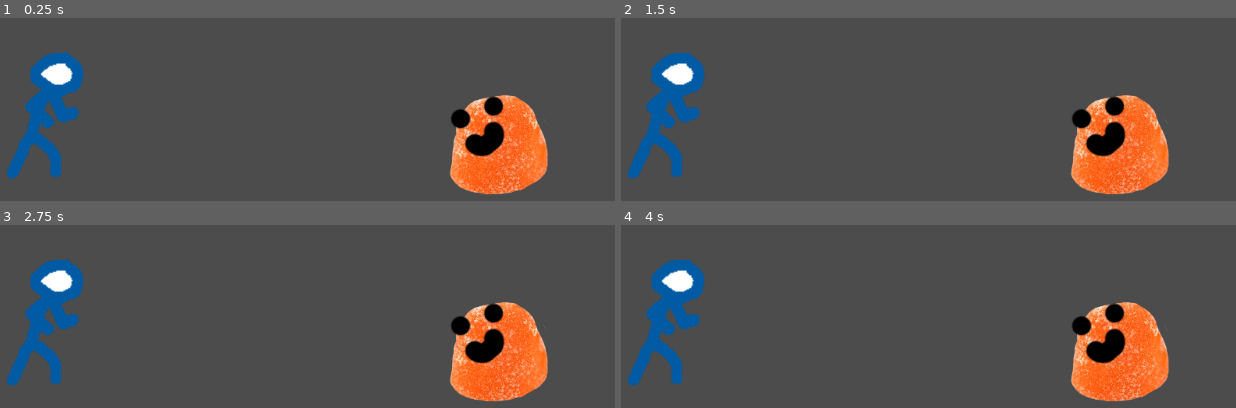
Above: before the commit, frames 1-4 (two rows, left to right).
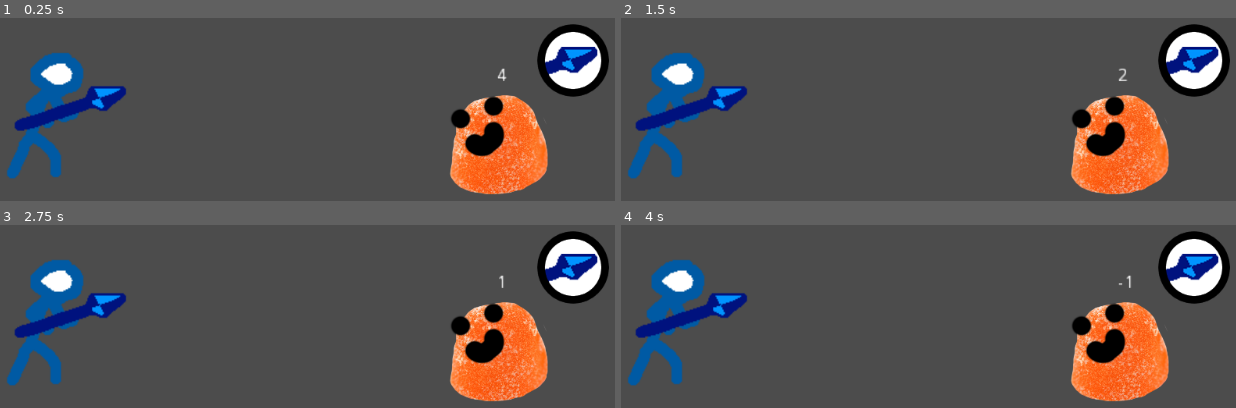
Above: after the commit, the same moments.

Repository: WightLight/StrawberryShortsword
Game: Godot game, scene res://Battle/Battle.tscn
The game is run twice, just before and just after one commit, with the same random seed, the same clock (stepped at 60 frames per second) and the same inputs. The project has no main scene, so this scene is started directly.
Inputs (mouse positions are in pixels of both pictures, inside the frame that each line leads up to):
- Up to frame 1 (0.25 s): no input
- Up to frame 2 (1.5 s): click (1192, 60) at 0.52 s; tap Enter at 1.25 s
- Up to frame 3 (2.75 s): tap Space at 2 s
- Up to frame 4 (4 s): tap Enter at 2.75 s; tap Space at 3.5 s

The runs differ from the first frame. In frame 1, 5.2% of the frame differs, in the area x 2-100%, y 3-62%; in frame 2, 5.2%; in frame 3, 5.2%; in frame 4, 5.2%.

Commit message:
The player can attack a slime

Diff:
--- /dev/null
+++ b/Battle/Battle.gd
@@ -0,0 +1,4 @@
+extends Node
+
+func _ready():
+	$AttackOption.assign($BlueberryPike, $Slime)
--- a/Battle/Battle.tscn
+++ b/Battle/Battle.tscn
@@ -1,12 +1,35 @@
-[gd_scene load_steps=3 format=2]
+[gd_scene load_steps=7 format=2]
 
-[ext_resource path="res://Slime/Slime.tscn" type="PackedScene" id=1]
+[ext_resource path="res://Enemy/Slime/Slime.tscn" type="PackedScene" id=1]
 [ext_resource path="res://Player/Player.tscn" type="PackedScene" id=2]
+[ext_resource path="res://Weapon/BlueberryPike/BlueberryPikeIcon.png" type="Texture" id=3]
+[ext_resource path="res://Weapon/AttackOption.tscn" type="PackedScene" id=4]
+[ext_resource path="res://Battle/Battle.gd" type="Script" id=5]
+[ext_resource path="res://Weapon/BlueberryPike/BlueberryPike.tscn" type="PackedScene" id=6]
 
 [node name="Battle" type="Node"]
+script = ExtResource( 5 )
 
 [node name="Slime" parent="." instance=ExtResource( 1 )]
 position = Vector2( 805, 394 )
+maxHp = 4
+curHp = 4
 
 [node name="Player" parent="." instance=ExtResource( 2 )]
 position = Vector2( 222, 358 )
+
+[node name="AttackOption" parent="." instance=ExtResource( 4 )]
+margin_left = 850.0
+margin_top = 236.0
+margin_right = 950.0
+margin_bottom = 336.0
+texture_normal = ExtResource( 3 )
+__meta__ = {
+"_edit_group_": true
+}
+
+[node name="BlueberryPike" parent="." instance=ExtResource( 6 )]
+position = Vector2( 255, 348 )
+__meta__ = {
+"_edit_group_": true
+}
--- /dev/null
+++ b/Enemy/Enemy.gd
@@ -0,0 +1,17 @@
+extends Node2D
+
+class_name Enemy
+
+export(int) var maxHp
+export(int) var curHp
+
+
+func _ready():
+	pass
+
+
+func _process(delta):
+	pass
+
+func damage(amount: int):
+	curHp -= 1
--- /dev/null
+++ b/Enemy/Slime/Slime.gd
@@ -0,0 +1,8 @@
+extends Enemy
+
+func _ready():
+	pass
+
+
+func _process(delta):
+	$HpText.text = str(curHp)
--- /dev/null
+++ b/Enemy/Slime/Slime.tscn
@@ -0,0 +1,22 @@
+[gd_scene load_steps=3 format=2]
+
+[ext_resource path="res://Enemy/Slime/slime.png" type="Texture" id=1]
+[ext_resource path="res://Enemy/Slime/Slime.gd" type="Script" id=2]
+
+[node name="Slime" type="Node2D"]
+scale = Vector2( 0.33, 0.33 )
+script = ExtResource( 2 )
+__meta__ = {
+"_edit_group_": true
+}
+
+[node name="Sprite" type="Sprite" parent="."]
+texture = ExtResource( 1 )
+
+[node name="HpText" type="Label" parent="."]
+margin_left = -10.0
+margin_top = -300.0
+margin_right = 30.0
+margin_bottom = -286.0
+rect_scale = Vector2( 5, 5 )
+text = "4"
--- a/Slime/Slime.tscn
+++ /dev/null
@@ -1,9 +0,0 @@
-[gd_scene load_steps=2 format=2]
-
-[ext_resource path="res://Slime/slime.png" type="Texture" id=1]
-
-[node name="Slime" type="Node2D"]
-scale = Vector2( 0.33, 0.33 )
-
-[node name="Sprite" type="Sprite" parent="."]
-texture = ExtResource( 1 )
--- /dev/null
+++ b/Weapon/AttackOption.gd
@@ -0,0 +1,16 @@
+extends TextureButton
+
+var weapon: Weapon
+var target: Enemy
+
+func assign(_w: Weapon, _t: Enemy):
+	weapon = _w
+	target = _t
+
+
+func _ready():
+	pass # Replace with function body.
+
+
+func _on_AttackOption_pressed():
+	weapon.attack(target)
--- /dev/null
+++ b/Weapon/AttackOption.tscn
@@ -0,0 +1,8 @@
+[gd_scene load_steps=2 format=2]
+
+[ext_resource path="res://Weapon/AttackOption.gd" type="Script" id=1]
+
+[node name="AttackOption" type="TextureButton"]
+script = ExtResource( 1 )
+
+[connection signal="pressed" from="." to="." method="_on_AttackOption_pressed"]
--- /dev/null
+++ b/Weapon/BlueberryPike/BlueberryPike.gd
@@ -0,0 +1,6 @@
+extends Weapon
+
+export var dmg = 1
+
+func attack(target: Enemy):
+	target.damage(dmg)
--- /dev/null
+++ b/Weapon/BlueberryPike/BlueberryPike.tscn
@@ -0,0 +1,11 @@
+[gd_scene load_steps=3 format=2]
+
+[ext_resource path="res://Weapon/BlueberryPike/BlueberryPike.png" type="Texture" id=1]
+[ext_resource path="res://Weapon/BlueberryPike/BlueberryPike.gd" type="Script" id=2]
+
+[node name="BlueberryPike" type="Node2D"]
+script = ExtResource( 2 )
+
+[node name="Sprite" type="Sprite" parent="."]
+scale = Vector2( 1.5, 1.5 )
+texture = ExtResource( 1 )
--- /dev/null
+++ b/Weapon/Weapon.gd
@@ -0,0 +1,6 @@
+extends Node2D
+
+class_name Weapon
+
+func attack(target: Enemy):
+	pass
--- a/project.godot
+++ b/project.godot
@@ -7,6 +7,22 @@
 ;   param=value ; assign values to parameters
 
 config_version=4
+
+_global_script_classes=[ {
+"base": "Node2D",
+"class": "Enemy",
+"language": "GDScript",
+"path": "res://Enemy/Enemy.gd"
+}, {
+"base": "Node2D",
+"class": "Weapon",
+"language": "GDScript",
+"path": "res://Weapon/Weapon.gd"
+} ]
+_global_script_class_icons={
+"Enemy": "",
+"Weapon": ""
+}
 
 [application]
 
Renamed: Slime/slime.png -> Enemy/Slime/slime.png
Not shown, added: Enemy/Slime/slime.png.import
Renamed: BlueberryPike.png -> Weapon/BlueberryPike/BlueberryPike.png
Not shown, changed: Weapon/BlueberryPike/BlueberryPike.png.import
Binary file added: Weapon/BlueberryPike/BlueberryPikeIcon.png
Not shown, changed: Weapon/BlueberryPike/BlueberryPikeIcon.png.import
